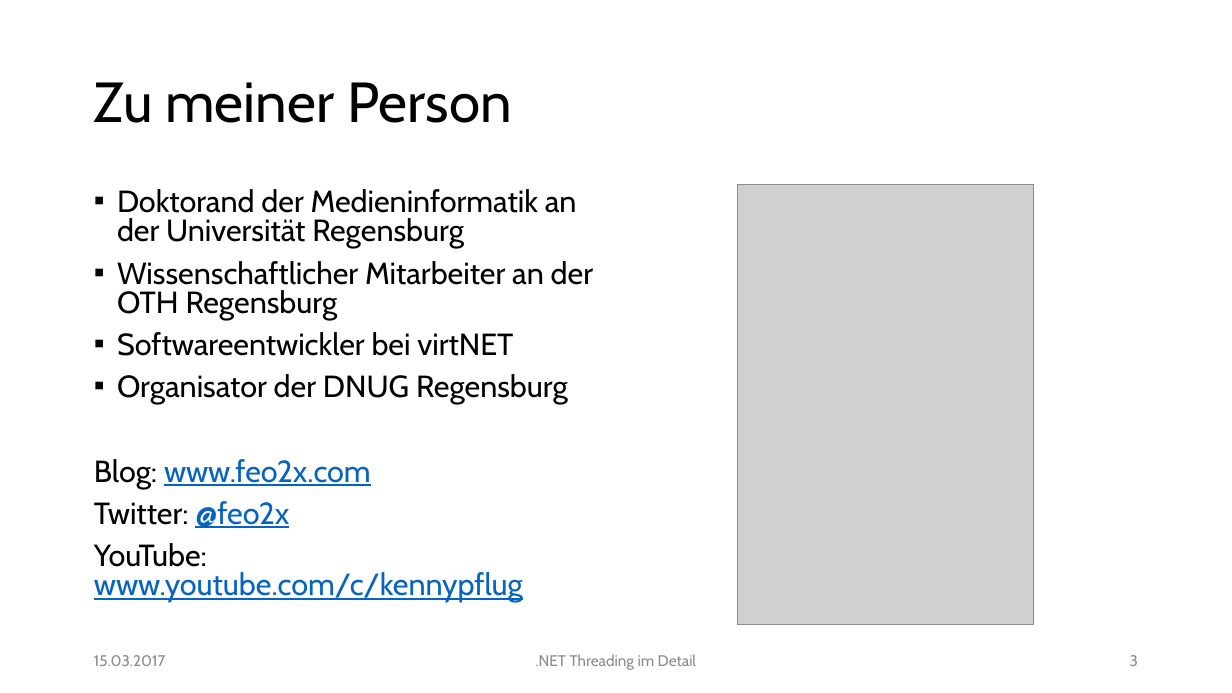
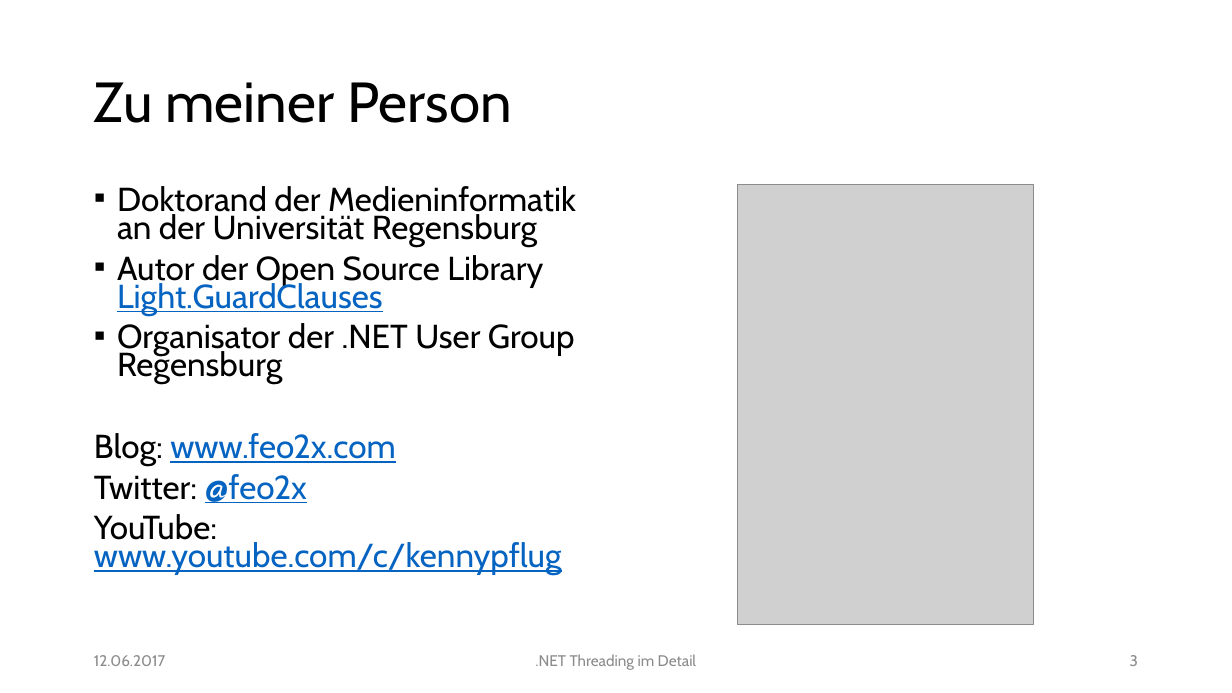
Before and after one commit to feO2x/NetThreadingInDetail, a slide deck: slide 3 of NET Threading im Detail.pptx. Drawn at 1232x693 pixels with LibreOffice and Linux fonts; fonts in the diff are those of the drawing; grey boxes stand for pictures. Boxes give left, top, right and bottom in pixels: in the first picture for what was removed or moved away, otherwise in the second. Text is boxed around its words. In the diff, an @@ line names an element or a change of style, - is before the commit and + after.

Commit message:
updated slides for June 2017 talk at .NET Developer Group Ingolstadt

```diff
--- a/NET Threading im Detail.pptx
+++ b/NET Threading im Detail.pptx
@@ text at [94, 186, 576, 575]: size 23.8 to 25.9 pt in "Doktorand der Medieninformatik an der Universität Regensburg", "Blog: www.feo2x.com", "Twitter: @feo2x", "YouTube: www.youtube.com/c/kennypflug"; line spacing 0.8 to 0.7 @@
@@ text at [117, 255, 575, 384]: text changed; size 23.8 to 25.9 pt @@
-▪ Wissenschaftlicher Mitarbeiter an der OTH Regensburg
-▪ Softwareentwickler bei virtNET
-▪ Organisator der DNUG Regensburg
+▪ Autor der Open Source Library Light.GuardClauses
+▪ Organisator der .NET User Group Regensburg
@@ text at [94, 655, 165, 666]: text changed @@
-15.03.2017
+12.06.2017
```
Also in this commit, not shown: 66 other slides changed.
